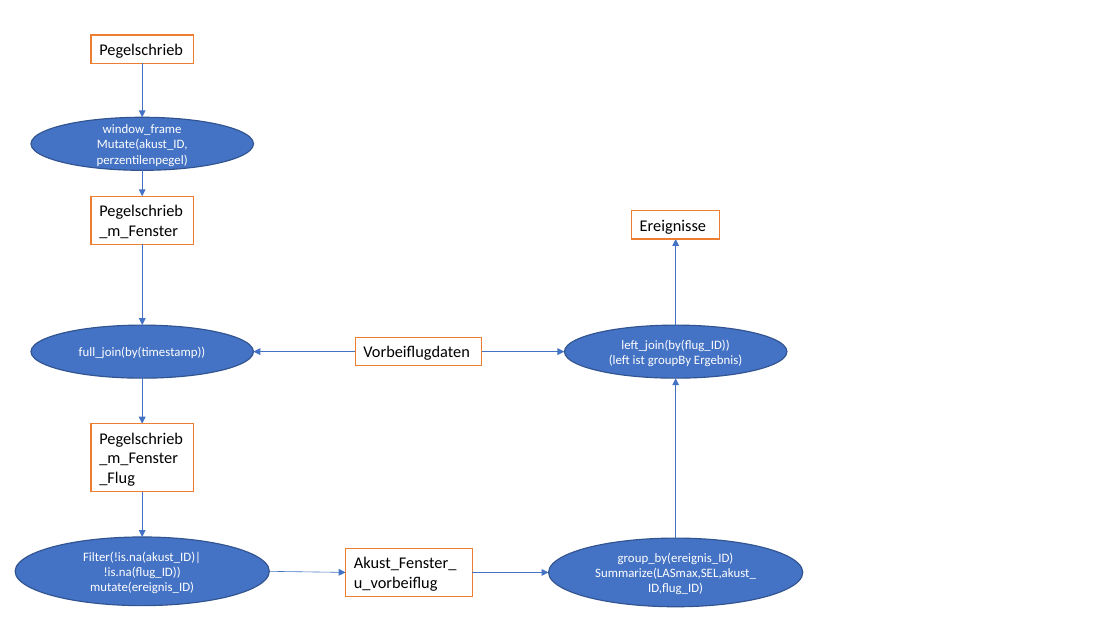
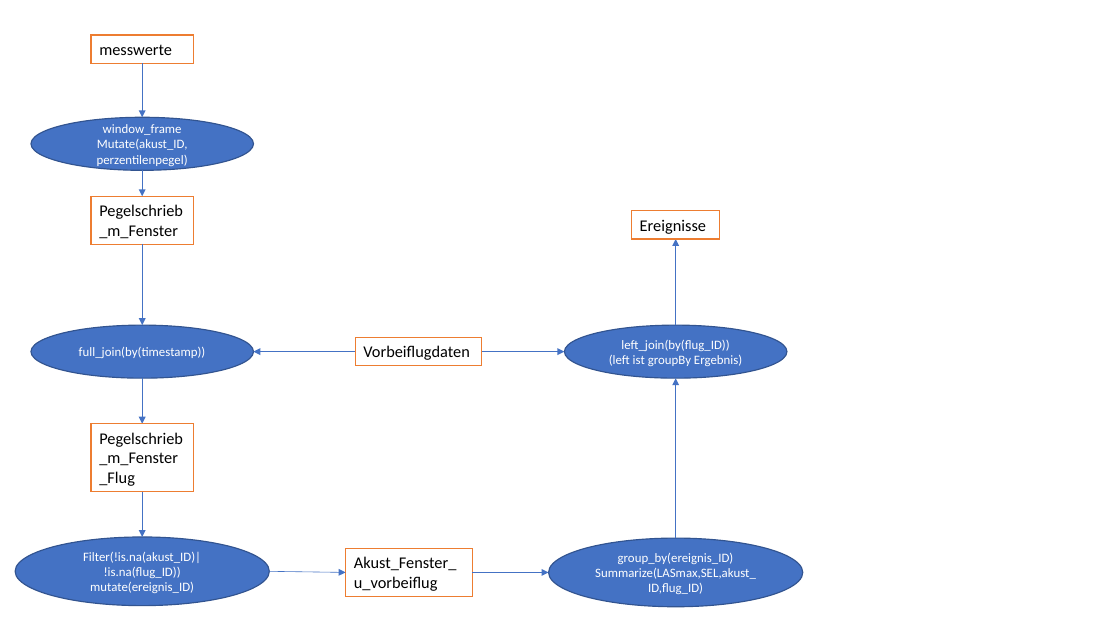
Before and after one commit to Ma-Loma/Cindy_S_Kommunale_Messstellen, a slide deck: slide 1 of dataflow.pptx. Drawn at 1120x630 pixels with LibreOffice and Linux fonts; fonts in the diff are those of the drawing. Boxes give left, top, right and bottom in pixels: in the first picture for what was removed or moved away, otherwise in the second. Text is boxed around its words. In the diff, an @@ line names an element or a change of style, - is before the commit and + after.

```diff
--- a/dataflow.pptx
+++ b/dataflow.pptx
@@ text in rectangle at <box>99,44,172,55</box>: text changed @@
-Pegelschrieb
+messwerte
```
Also in this commit, not shown: 2 other files.
